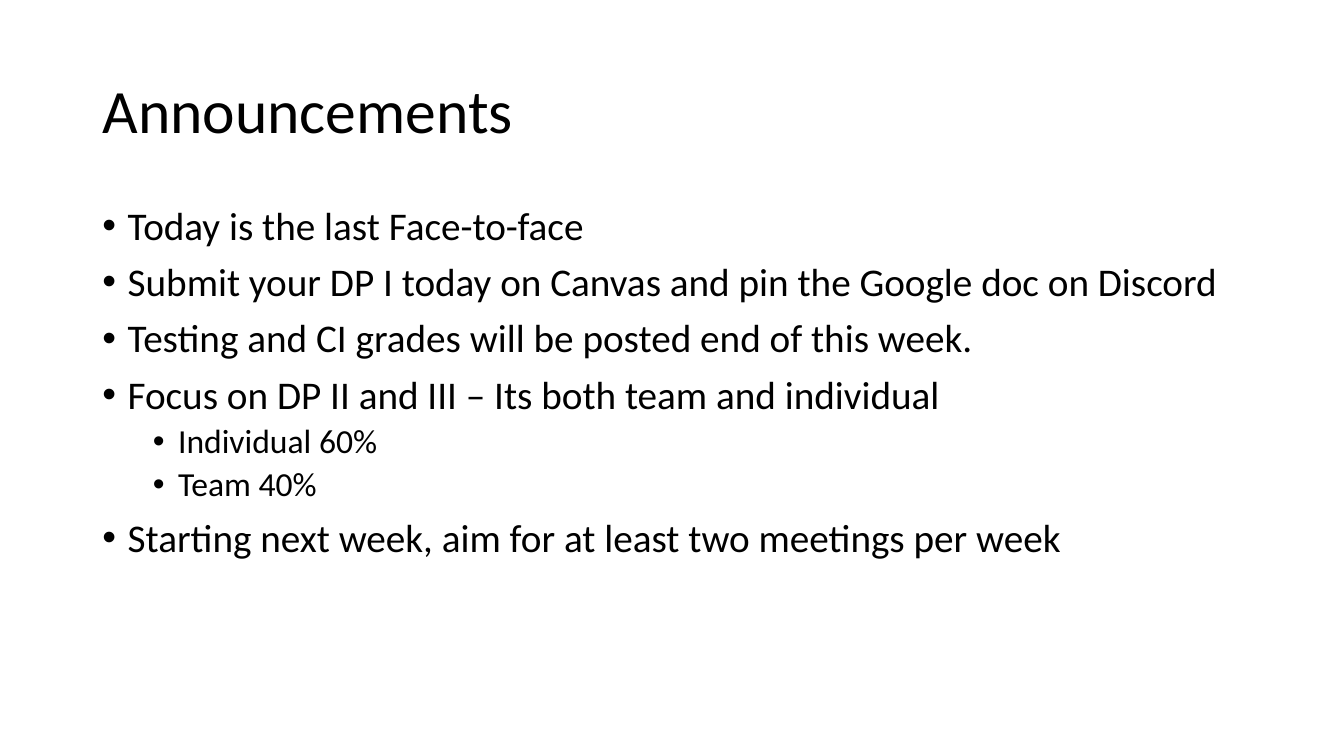
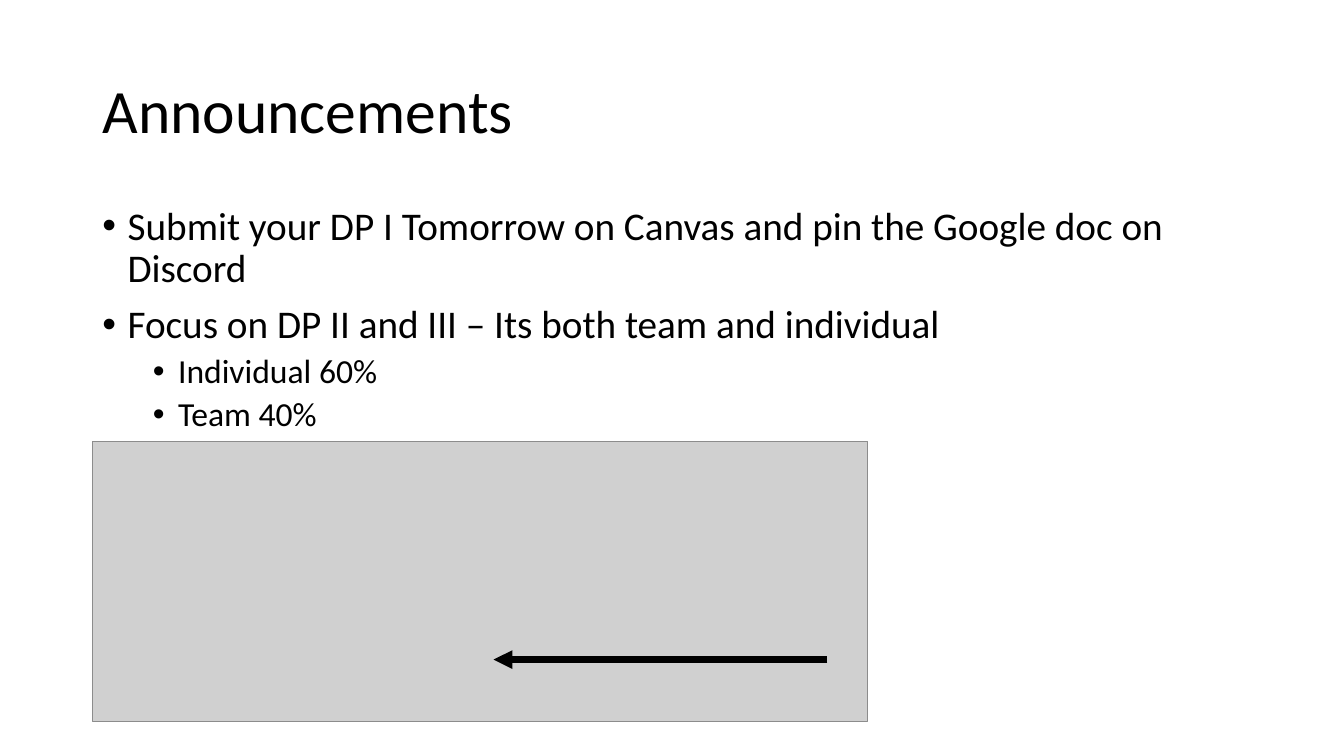
Before and after one commit to johnxu21/johnxu21.github.io, a slide deck: slide 2 of teaching/CS472/Timetable/OOD-V2.pptx. Drawn at 1344x756 pixels with LibreOffice and Linux fonts; fonts in the diff are those of the drawing; grey boxes stand for pictures. Boxes give left, top, right and bottom in pixels: in the first picture for what was removed or moved away, otherwise in the second. Text is boxed around its words. In the diff, an @@ line names an element or a change of style, - is before the commit and + after.

```diff
--- a/teaching/CS472/Timetable/OOD-V2.pptx
+++ b/teaching/CS472/Timetable/OOD-V2.pptx
@@ text at bbox=[128, 212, 1163, 283]: text changed @@
-• Today is the last Face-to-face
-• Submit your DP I today on Canvas and pin the Google doc on Discord
-• Testing and CI grades will be posted end of this week.
+• Submit your DP I Tomorrow on Canvas and pin the Google doc on Discord
@@ picture added at bbox=[93, 442, 868, 722] @@
@@ text at bbox=[128, 524, 1060, 559]: paragraph removed @@
-• Starting next week, aim for at least two meetings per week
@@ arrow added from (828, 659) to (494, 659), #000000 4.5 pt @@
```
Also in this commit, not shown: 1 slide removed, 1 other file.
